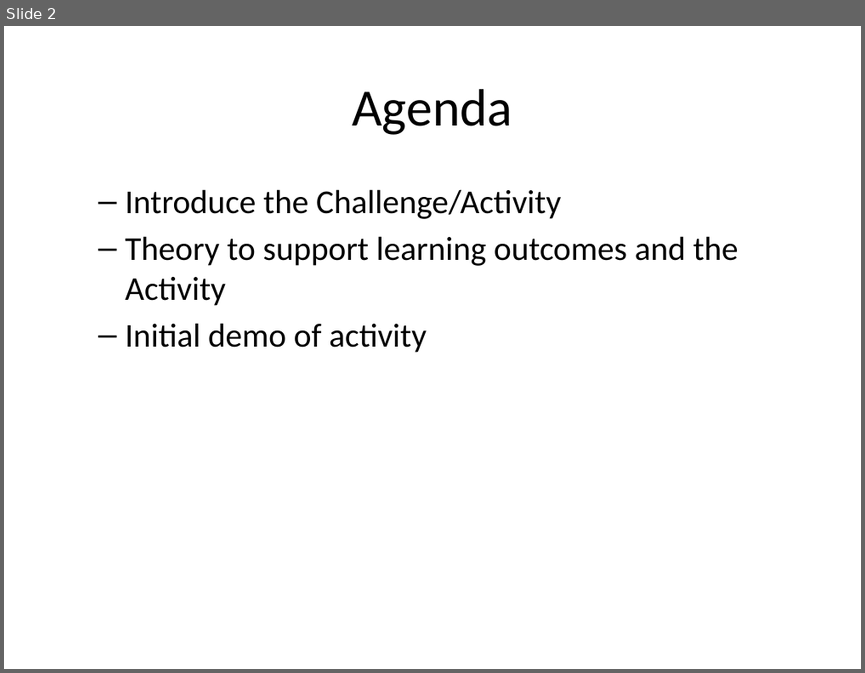
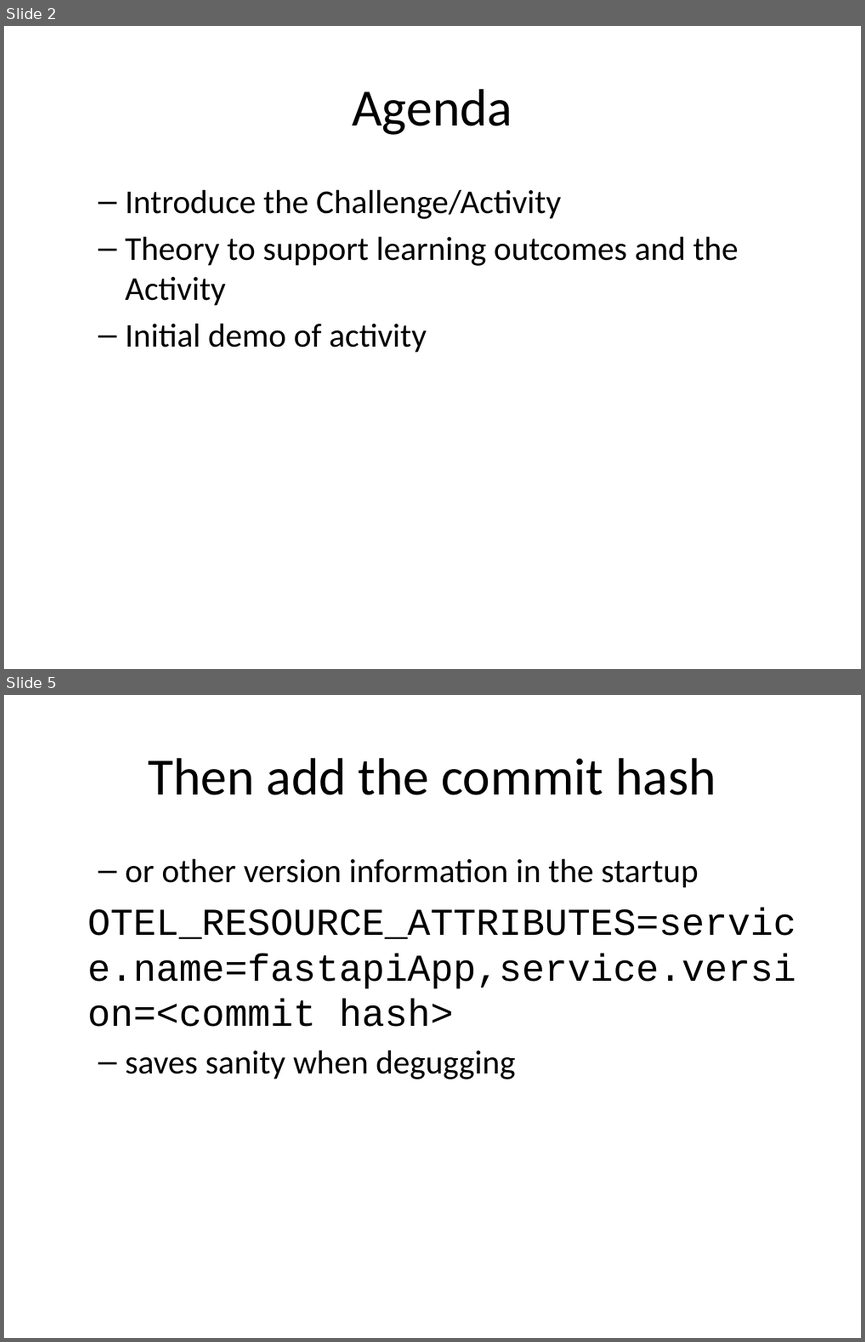
Before and after one commit to rhildred/INFO8985, a slide deck: microservice_analysis/slides.pptx. Shown one above the other, each under a label of ours: slide 2 before the commit, slides 2 and 5 after it; the slides between them are not shown. The pictures are 865x673 and 865x1342 pixels, drawn with LibreOffice and Linux fonts; fonts in the diff are those of the drawing. Boxes give left, top, right and bottom in pixels: in the first picture for what was removed or moved away, otherwise in the second. Text is boxed around its words. In the diff, an @@ line names an element or a change of style, - is before the commit and + after.

```diff
--- a/microservice_analysis/slides.pptx
+++ b/microservice_analysis/slides.pptx
@@ slide 5 added at <box>4,695,861,1338</box>, background #FFFFFF @@
@@ title added at <box>148,758,715,795</box>, 44 pt, text #000000 @@
+Then add the commit hash
@@ text added at <box>87,858,795,1079</box>, 32 pt, text #000000 @@
+  – or other version information in the startup
+OTEL_RESOURCE_ATTRIBUTES=service.name=fastapiApp,service.version=<commit hash>
+  – saves sanity when degugging
```
Also in this commit, not shown: 9 other slides added, 11 other files.
